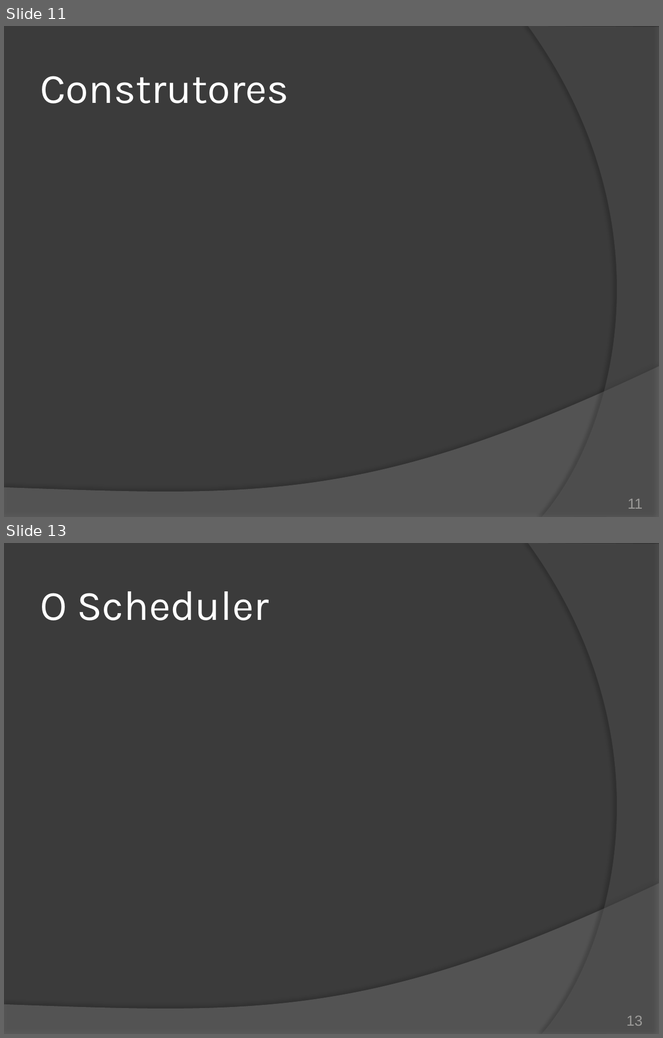
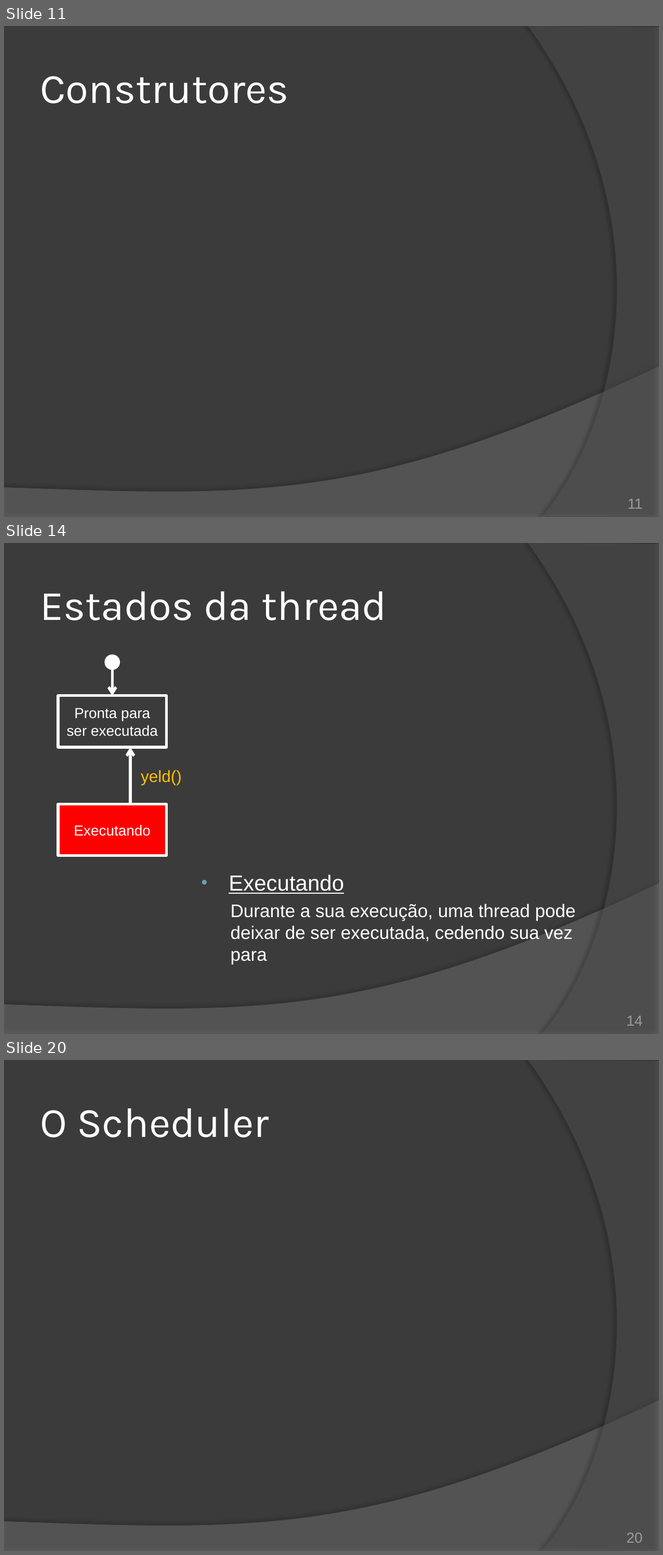
Before and after one commit to duchesqui/slzvieira-training, a slide deck: 2-Java-Programmer-Modulo-II/14.Capitulo08.pptx. Shown one above the other, each under a label of ours: slides 11 and 13 before the commit, slides 11, 14 and 20 after it; the slides between them are not shown. The pictures are 663x1038 and 663x1555 pixels, drawn with LibreOffice and Linux fonts; fonts in the diff are those of the drawing. Boxes give left, top, right and bottom in pixels: in the first picture for what was removed or moved away, otherwise in the second. Text is boxed around its words. In the diff, an @@ line names an element or a change of style, - is before the commit and + after.

Commit message:
Capítulo 8: Estados da thread.

```diff
--- a/2-Java-Programmer-Modulo-II/14.Capitulo08.pptx
+++ b/2-Java-Programmer-Modulo-II/14.Capitulo08.pptx
@@ slide 14 added at [4, 543, 659, 1034], background #3B3B3B; not listed: 2 template elements that a slide beside it also shows @@
@@ title added at [40, 591, 387, 620], 46 pt, text #FFFFFF @@
+Estados da thread
@@ ellipse added at [105, 654, 120, 670], fill #FFFFFF @@
@@ arrow added from (112, 663) to (112, 696), #FFFFFF 3 pt @@
@@ rectangle added at [59, 696, 166, 747], outline #FFFFFF 3 pt, 16 pt, text #FFFFFF @@
+Pronta para
+ser executada
@@ arrow added from (130, 805) to (130, 747), #FFFFFF 3 pt @@
@@ text added at [141, 770, 182, 785], 18 pt, text #FFC000 @@
+yeld()
@@ rectangle added at [59, 805, 166, 856], fill #FF0000, outline #FFFFFF 3 pt, 16 pt, text #FFFFFF @@
+Executando
@@ text added at [229, 875, 576, 964], 20 pt, text #FFFFFF @@
+• Executando
+  Durante a sua execução, uma thread pode deixar de ser executada, cedendo sua vez para
@@ page number added at [626, 1016, 643, 1026], 16 pt, text #9D9B9A @@
+14
@@ what was slide 13 is now slide 20 @@
@@ page number at [626, 1533, 643, 1543]: text changed @@
-13
+20
```
Also in this commit, not shown: 1 slide changed, 6 other slides added.
